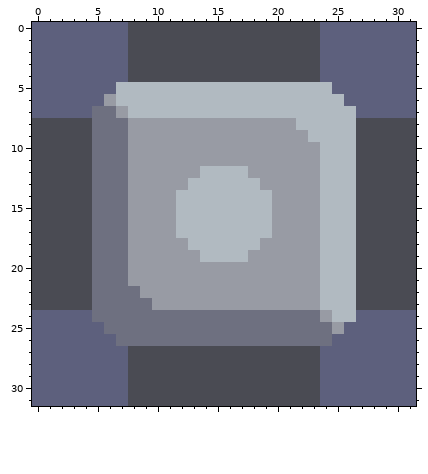
A pixel-art sprite gets an edit: assets/sprites/blocks/router/smart-router.png. The picture above was drawn from the file before the commit.
The file is 32x32 pixels.
Once edited:
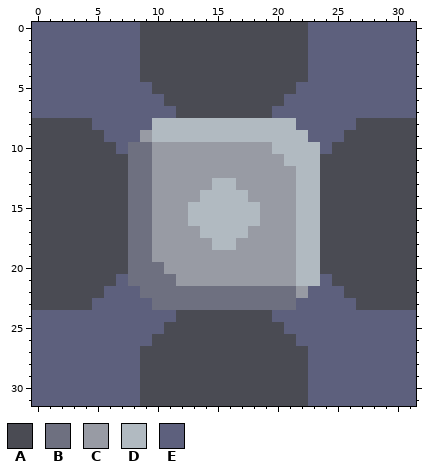
Palette (. is transparent): A #4a4b53  B #6e7080  C #989ba4  D #b1bac1  E #5d607d
Changes in this commit:
y 0..4: x 8 A -> E; x 23 A -> E
y 5: x 7..24 DDDDDDDDDDDDDDDDDD -> EEEAAAAAAAAAAAAEEE
y 6: x 6..25 CDDDDDDDDDDDDDDDDDDD -> EEEEEAAAAAAAAAAEEEEE
y 7: x 5..26 BBCDDDDDDDDDDDDDDDDDDD -> EEEEEEEAAAAAAAAEEEEEEE
y 8: x 5..26 BBBCCCCCCCCCCCCCCDDDDD -> EEEEEDDDDDDDDDDDDEEEEE
y 9: x 5..8 BBBC -> AEEE; x 10..26 CCCCCCCCCCCCCDDDD -> DDDDDDDDDDDDDEEEA
y 10: x 5..9 BBBCC -> AAEBB; x 20..26 CCCCDDD -> DDDDEAA
y 11: x 5..9 BBBCC -> AAABB; x 21..26 CCCDDD -> DDDAAA
y 12: x 5..9 BBBCC -> AAABB; x 14..17 DDDD -> CCCC; x 22..26 CCDDD -> DDAAA
y 13: x 5..9 BBBCC -> AAABB; x 13..14 DD -> CC; x 17..18 DD -> CC; x 22..26 CCDDD -> DDAAA
y 14: x 5..9 BBBCC -> AAABB; x 12..13 DD -> CC; x 18..19 DD -> CC; x 22..26 CCDDD -> DDAAA
y 15..16: x 5..9 BBBCC -> AAABB; x 12 D -> C; x 19 D -> C; x 22..26 CCDDD -> DDAAA
y 17: x 5..9 BBBCC -> AAABB; x 12..13 DD -> CC; x 18..19 DD -> CC; x 22..26 CCDDD -> DDAAA
y 18: x 5..9 BBBCC -> AAABB; x 13..14 DD -> CC; x 17..18 DD -> CC; x 22..26 CCDDD -> DDAAA
y 19: x 5..9 BBBCC -> AAABB; x 14..17 DDDD -> CCCC; x 22..26 CCDDD -> DDAAA
y 20: x 5..10 BBBCCC -> AAABBB; x 22..26 CCDDD -> DDAAA
y 21: x 5..11 BBBCCCC -> AAEBBBB; x 22..26 CCDDD -> DDEAA
y 22: x 5..21 BBBBCCCCCCCCCCCCC -> AEEEBBBBBBBBBBBBB; x 23..26 CDDD -> EEEA
y 23: x 5..26 BBBBBCCCCCCCCCCCCCCDDD -> EEEEEBBBBBBBBBBBBEEEEE
y 24: x 5..26 BBBBBBBBBBBBBBBBBBBCDD -> EEEEEEEAAAAAAAAEEEEEEE
y 25: x 6..25 BBBBBBBBBBBBBBBBBBBC -> EEEEEAAAAAAAAAAEEEEE
y 26: x 7..24 BBBBBBBBBBBBBBBBBB -> EEEAAAAAAAAAAAAEEE
y 27..31: x 8 A -> E; x 23 A -> E
